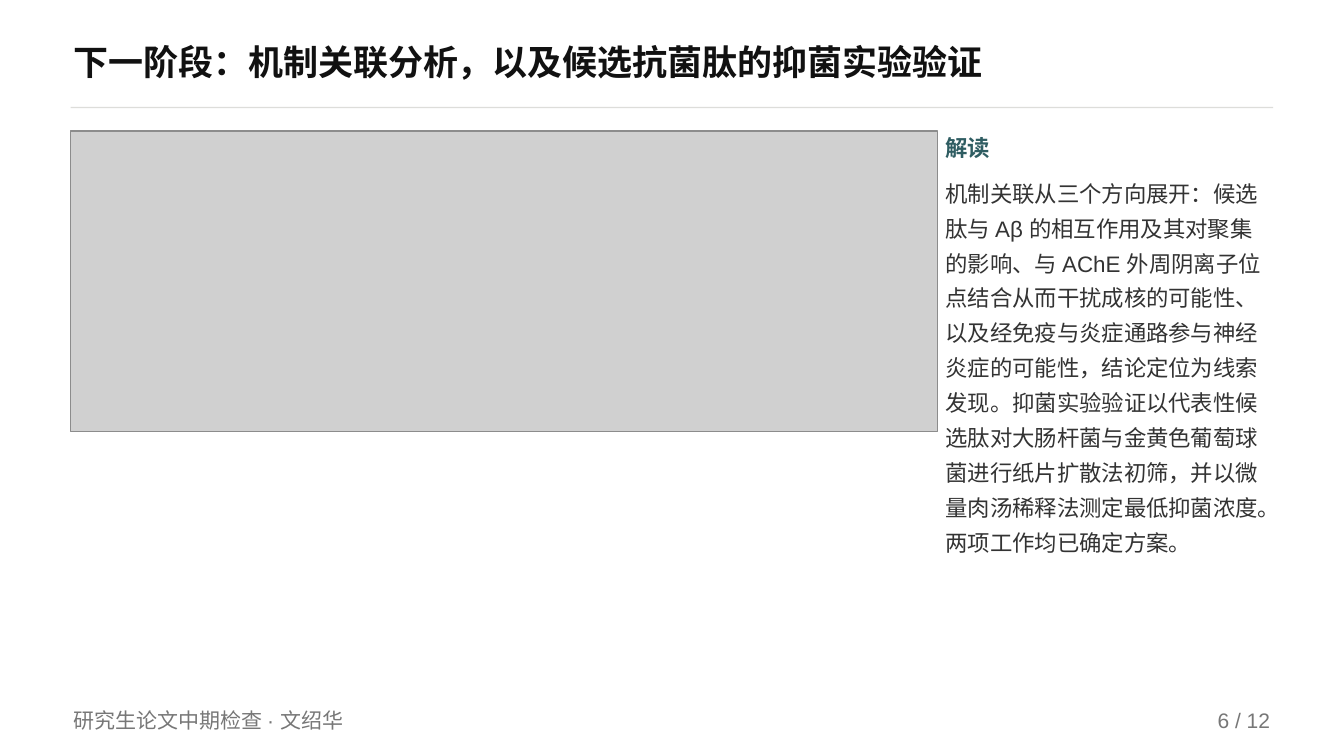
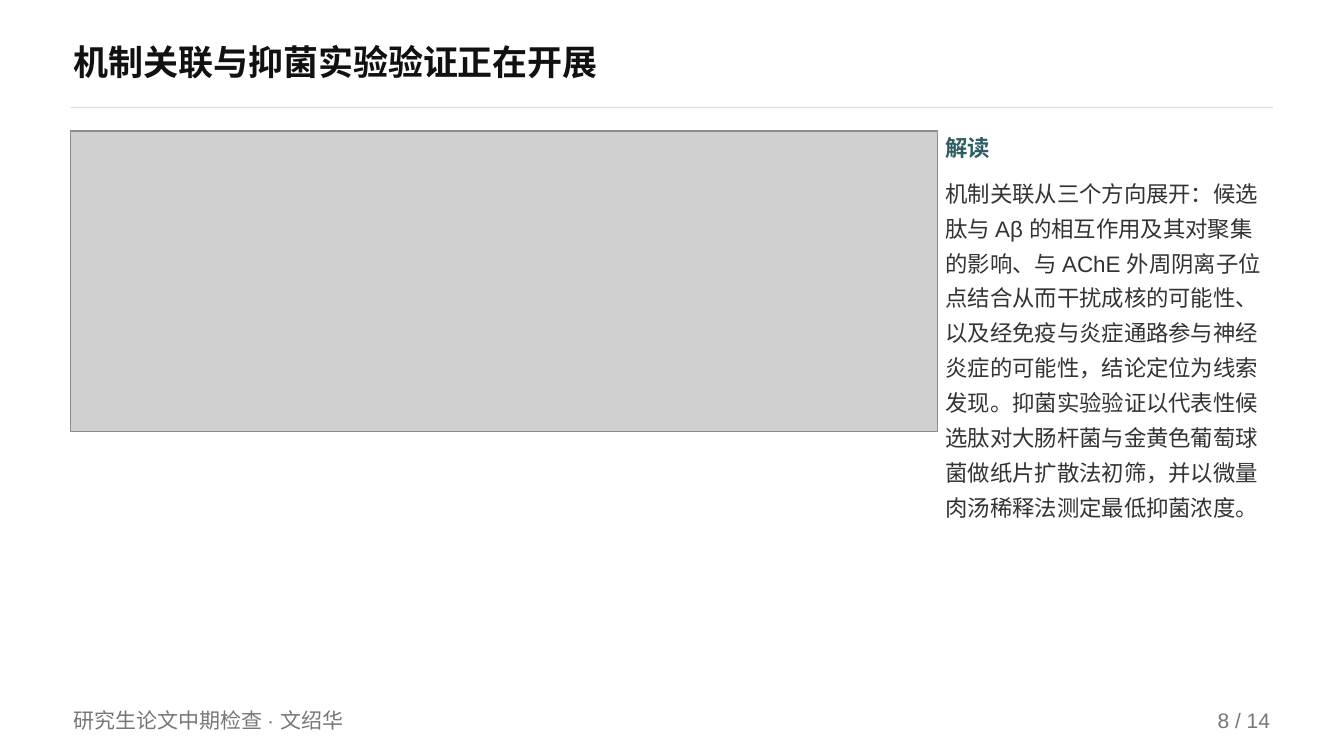
Before and after one commit to mqgg5630-cyber/zhongqi, a slide deck: slide 8 of 中间版2/中期答辩_H_nature风.pptx (slide 6 before the commit). Drawn at 1344x756 pixels with LibreOffice and Linux fonts; fonts in the diff are those of the drawing; grey boxes stand for pictures. Boxes give left, top, right and bottom in pixels: in the first picture for what was removed or moved away, otherwise in the second. Text is boxed around its words. In the diff, an @@ line names an element or a change of style, - is before the commit and + after.

Commit message:
feat: 机制文献补全（46 条）+ 流程页/分组页 + PPT 版面重排 + 最终版
按老师反馈处理四件事：
1) 检查小组名单：docx 与三份填写内容里的小组成员全部删除（模板保留原空白行，不再填人）
2) PPT 排版：新增 check_layout.py（形状重叠/文字溢出/压页脚体检）；figure_slide 按图高自适应、说明文字不再压图；
   discussion_slide 行距自适应；table_slide 支持任意列数/行高；机制页改用满幅短图（figM2/figM3 重画）
3) 文献补全：docs/机制说明_正文.md + code/mech_refs.py（46 条文献，含 AChE-Aβ、LL-37/防御素/CAP37、
   感染负担 PAF、菌群分期、交叉成核与 MD 先例），机制说明 docx 重出为可编辑正文源
4) 新增两页：宏基因组分析流程（原生流程页，含完成状态）、分阶段组的划分（阶段×性别×年龄匹配）

产出：deliverable/中期答辩_最终版.pptx（24 页 = 18 主体 + 6 机制）、中间版/中间版2（各 14 页）；
自检全绿（4 份 docx 格式、11 份 PPT 版式、4 份版面体检、口径核对、机制图字号、nature 审计 0 发现）

```diff
--- a/中间版2/中期答辩_H_nature风.pptx
+++ b/中间版2/中期答辩_H_nature风.pptx
@@ text at box(74, 45, 598, 79): text changed @@
-下一阶段：机制关联分析，以及候选抗菌肽的抑菌实验验证
+机制关联与抑菌实验验证正在开展
@@ text at box(946, 183, 1261, 518): text changed @@
-机制关联从三个方向展开：候选肽与 Aβ 的相互作用及其对聚集的影响、与 AChE 外周阴离子位点结合从而干扰成核的可能性、以及经免疫与炎症通路参与神经炎症的可能性，结论定位为线索发现。抑菌实验验证以代表性候选肽对大肠杆菌与金黄色葡萄球菌进行纸片扩散法初筛，并以微量肉汤稀释法测定最低抑菌浓度。两项工作均已确定方案。
+机制关联从三个方向展开：候选肽与 Aβ 的相互作用及其对聚集的影响、与 AChE 外周阴离子位点结合从而干扰成核的可能性、以及经免疫与炎症通路参与神经炎症的可能性，结论定位为线索发现。抑菌实验验证以代表性候选肽对大肠杆菌与金黄色葡萄球菌做纸片扩散法初筛，并以微量肉汤稀释法测定最低抑菌浓度。
@@ text at box(1218, 713, 1270, 728): text changed @@
-6 / 12
+8 / 14
```
Also in this commit, not shown: 10 other slides changed, 3 slides added, 1 slide removed, 42 other files.
